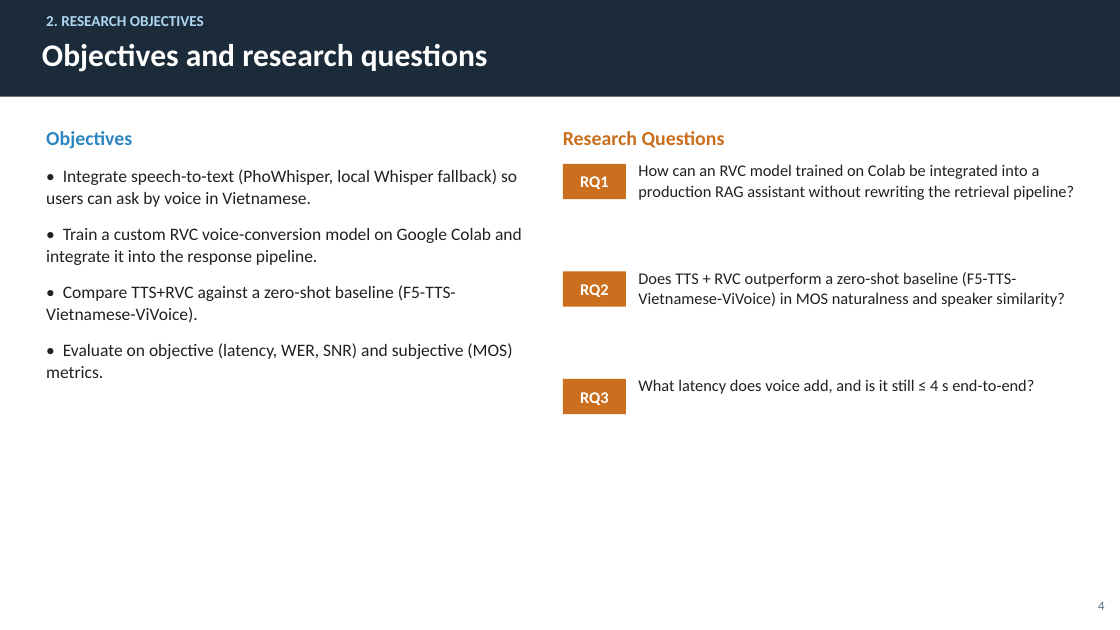
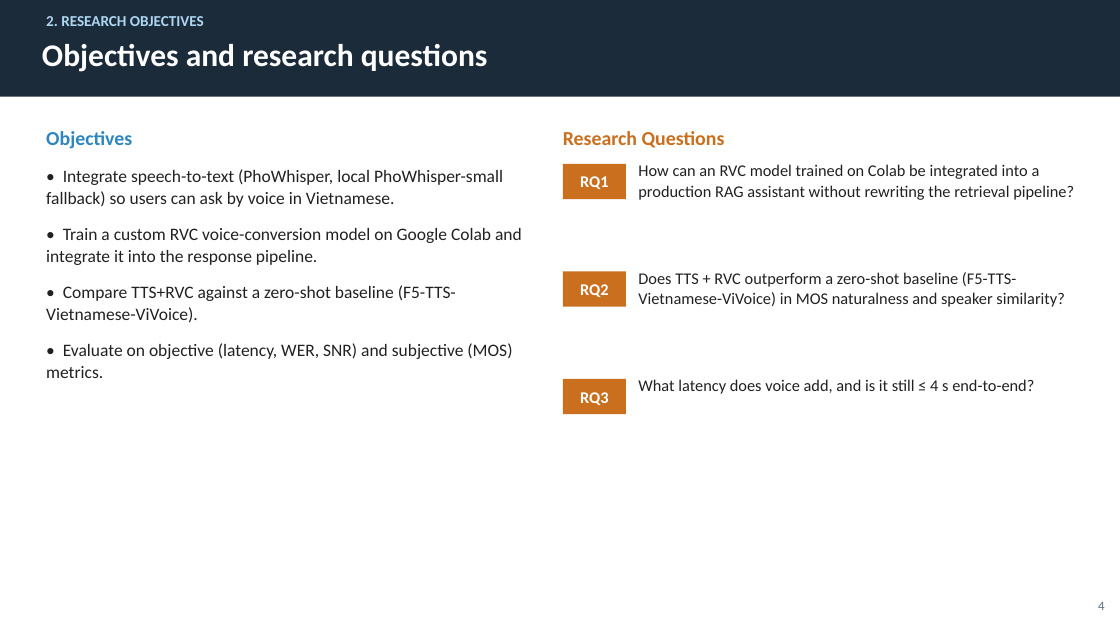
Before and after one commit to BaoNHN/rag-legal-assistant-voice, a slide deck: slide 4 of Thesis_Defense_24MSE23204.pptx. Drawn at 1120x630 pixels with LibreOffice and Linux fonts; fonts in the diff are those of the drawing. Boxes give left, top, right and bottom in pixels: in the first picture for what was removed or moved away, otherwise in the second. Text is boxed around its words. In the diff, an @@ line names an element or a change of style, - is before the commit and + after.

```diff
--- a/Thesis_Defense_24MSE23204.pptx
+++ b/Thesis_Defense_24MSE23204.pptx
@@ text at bbox=[46, 169, 503, 207]: text changed @@
-• Integrate speech-to-text (PhoWhisper, local Whisper fallback) so users can ask by voice in Vietnamese.
+• Integrate speech-to-text (PhoWhisper, local PhoWhisper-small fallback) so users can ask by voice in Vietnamese.
```
Also in this commit, not shown: 7 other slides changed.
